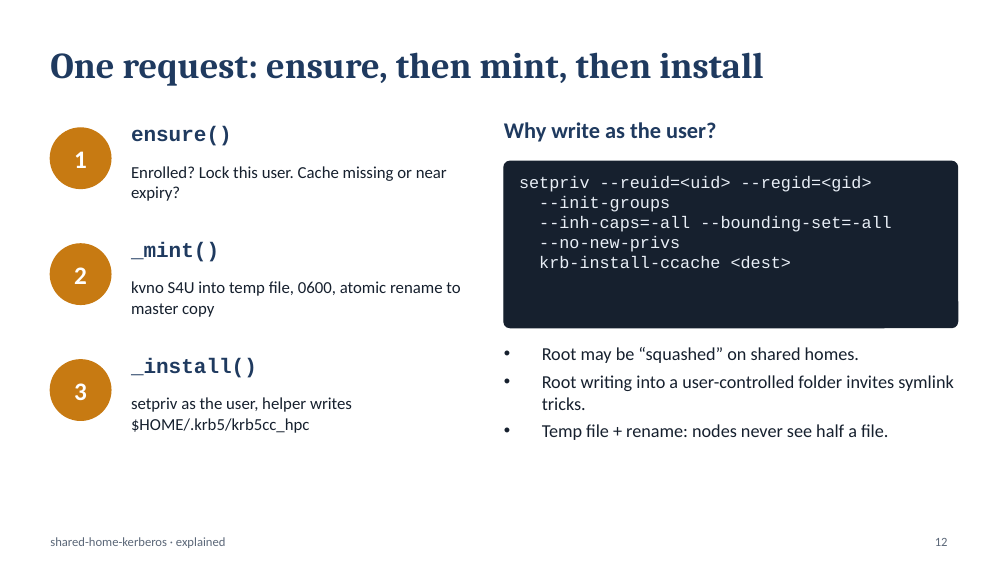
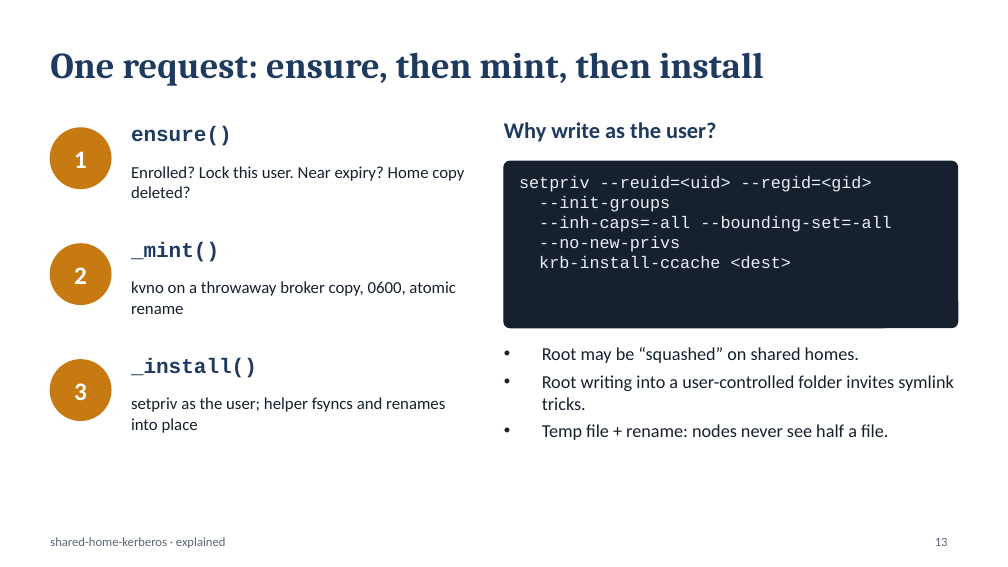
Before and after one commit to vijayrattehalli-cloud/shared-home-kerberos, a slide deck: slide 13 of docs/shared-home-kerberos-slides.pptx (slide 12 before the commit). Drawn at 1008x567 pixels with LibreOffice and Linux fonts; fonts in the diff are those of the drawing. Boxes give left, top, right and bottom in pixels: in the first picture for what was removed or moved away, otherwise in the second. Text is boxed around its words. In the diff, an @@ line names an element or a change of style, - is before the commit and + after.

```diff
--- a/docs/shared-home-kerberos-slides.pptx
+++ b/docs/shared-home-kerberos-slides.pptx
@@ text at [131, 166, 464, 198]: text changed @@
-Enrolled? Lock this user. Cache missing or near expiry?
+Enrolled? Lock this user. Near expiry? Home copy deleted?
@@ text at [131, 281, 456, 314]: text changed @@
-kvno S4U into temp file, 0600, atomic rename to master copy
+kvno on a throwaway broker copy, 0600, atomic rename
@@ text at [131, 397, 445, 433]: text changed @@
-setpriv as the user, helper writes $HOME/.krb5/krb5cc_hpc
+setpriv as the user; helper fsyncs and renames into place
```
Also in this commit, not shown: 11 other slides changed, 3 slides added, 1 slide removed, 1 other file.
